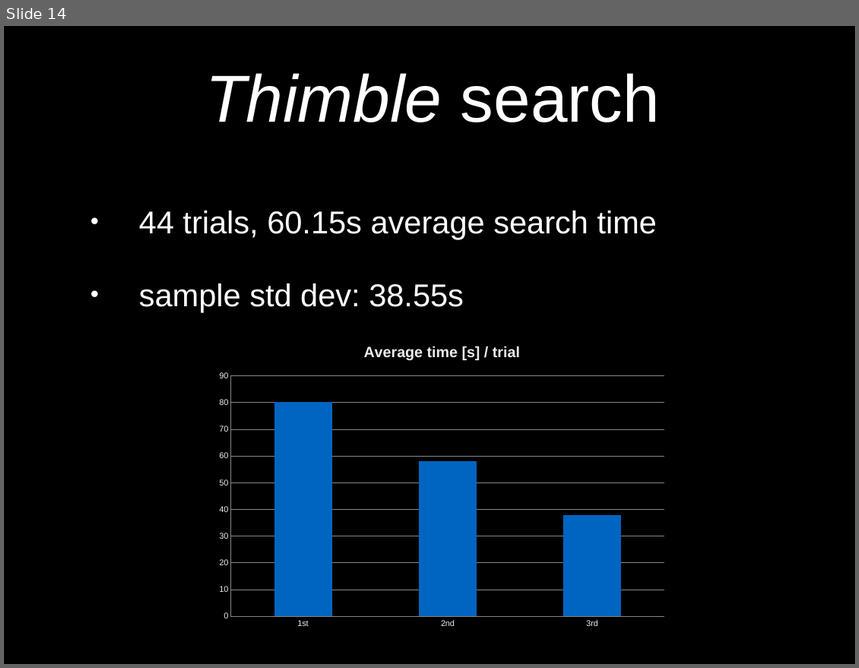
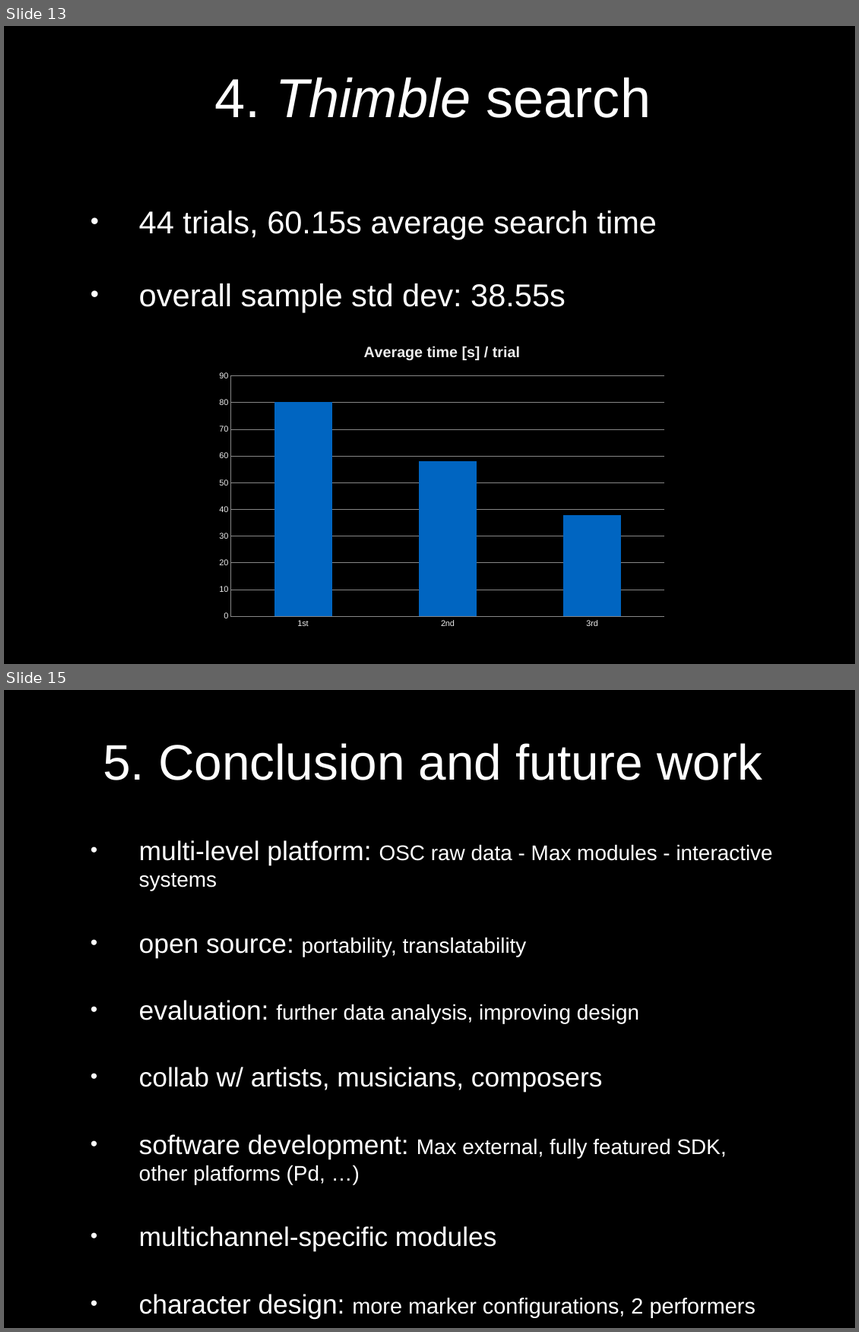
Before and after one commit to RVirmoors/viconOSC, a slide deck: _am/_ppt/amostly-grig.pptx. Shown one above the other, each under a label of ours: slide 14 before the commit, slides 13 and 15 after it; the slides between them are not shown. The pictures are 859x668 and 859x1332 pixels, drawn with LibreOffice and Linux fonts; fonts in the diff are those of the drawing. Boxes give left, top, right and bottom in pixels: in the first picture for what was removed or moved away, otherwise in the second. Text is boxed around its words. In the diff, an @@ line names an element or a change of style, - is before the commit and + after.

```diff
--- a/_am/_ppt/amostly-grig.pptx
+++ b/_am/_ppt/amostly-grig.pptx
@@ slide 15 added at box(4, 690, 855, 1328), background #000000 @@
@@ title added at box(103, 743, 762, 780), 60 pt, text #FFFFFF @@
+5. Conclusion and future work
@@ text added at box(139, 840, 773, 1319), 25.5 pt, text #FFFFFF @@
+• multi-level platform: OSC raw data - Max modules - interactive systems
+• open source: portability, translatability
+• evaluation: further data analysis, improving design
+• collab w/ artists, musicians, composers
+• software development: Max external, fully featured SDK, other platforms (Pd, …)
+• multichannel-specific modules
+• character design: more marker configurations, 2 performers
@@ what was slide 14 is now slide 13 @@
@@ slide 13 changed as well @@
@@ title at box(215, 77, 652, 118): text changed; size 80 to 66 pt; italic off @@
-Thimble search
+4. Thimble search
@@ text at box(139, 284, 566, 313): text changed @@
-• sample std dev: 38.55s
+• overall sample std dev: 38.55s
```
Also in this commit, not shown: 7 other slides changed, 7 other slides added, 7 slides removed, 1 other file.
